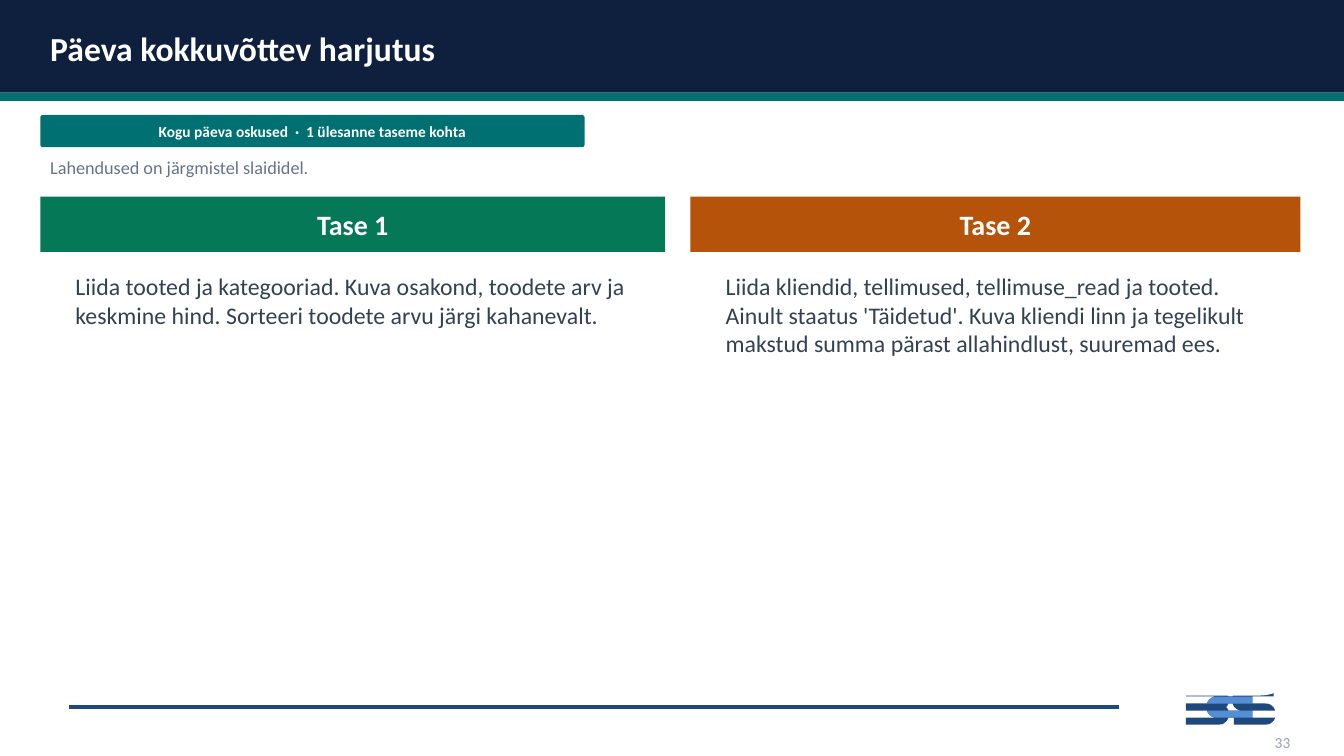
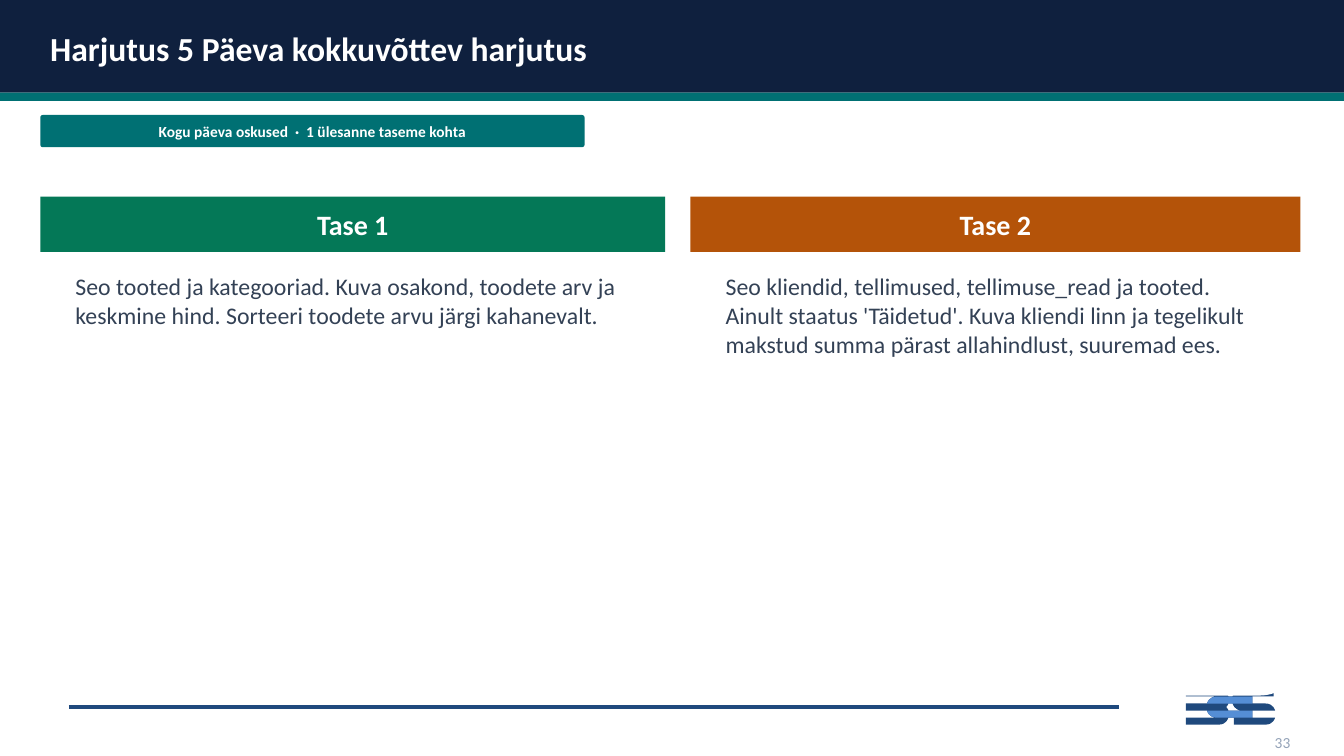
Before and after one commit to emilieabel/andmetarkus, a slide deck: slide 22 of Materjalid/Day8 SQL/8-paev-andmetarkus-esitlus.pptx (slide 31 before the commit). Drawn at 1344x756 pixels with LibreOffice and Linux fonts; fonts in the diff are those of the drawing. Boxes give left, top, right and bottom in pixels: in the first picture for what was removed or moved away, otherwise in the second. Text is boxed around its words. In the diff, an @@ line names an element or a change of style, - is before the commit and + after.

```diff
--- a/Materjalid/Day8 SQL/8-paev-andmetarkus-esitlus.pptx
+++ b/Materjalid/Day8 SQL/8-paev-andmetarkus-esitlus.pptx
@@ text at (50,37,587,67): text changed @@
-Päeva kokkuvõttev harjutus
+Harjutus 5 Päeva kokkuvõttev harjutus
@@ text removed at (50,161,308,177) @@
-Lahendused on järgmistel slaididel.
@@ text at (75,278,615,328): text changed @@
-Liida tooted ja kategooriad. Kuva osakond, toodete arv ja keskmine hind. Sorteeri toodete arvu järgi kahanevalt.
+Seo tooted ja kategooriad. Kuva osakond, toodete arv ja keskmine hind. Sorteeri toodete arvu järgi kahanevalt.
@@ text at (726,278,1244,357): text changed @@
-Liida kliendid, tellimused, tellimuse_read ja tooted. Ainult staatus 'Täidetud'. Kuva kliendi linn ja tegelikult makstud summa pärast allahindlust, suuremad ees.
+Seo kliendid, tellimused, tellimuse_read ja tooted. Ainult staatus 'Täidetud'. Kuva kliendi linn ja tegelikult makstud summa pärast allahindlust, suuremad ees.
```
Also in this commit, not shown: 7 other slides changed, 11 slides removed, 1 other file.
